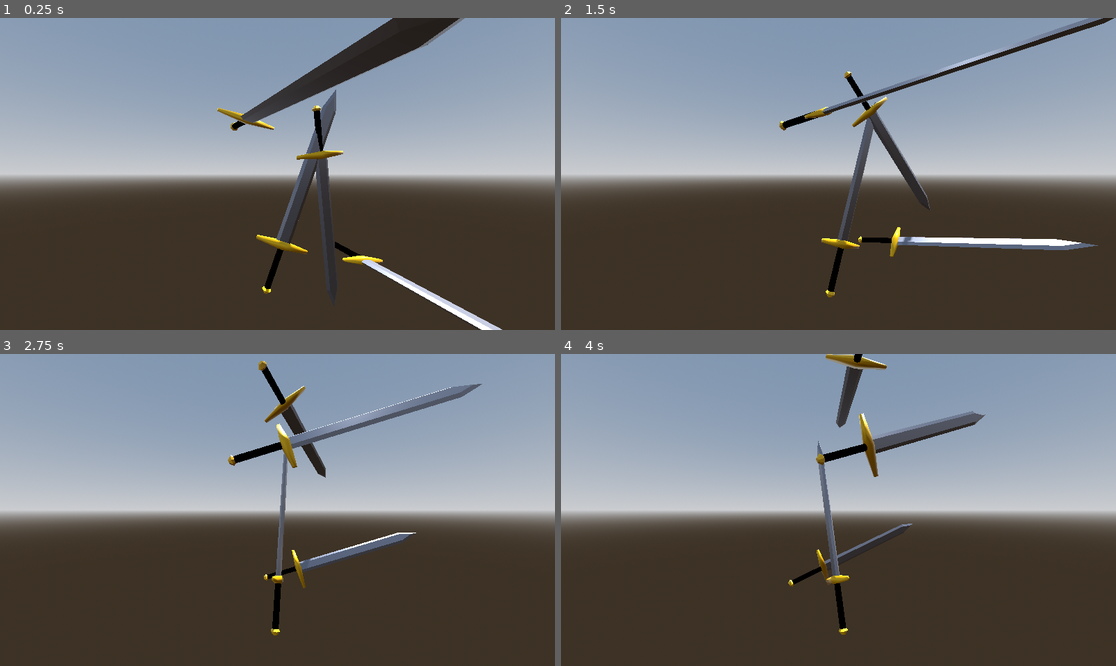
Above: before the commit, frames 1-4 (two rows, left to right).
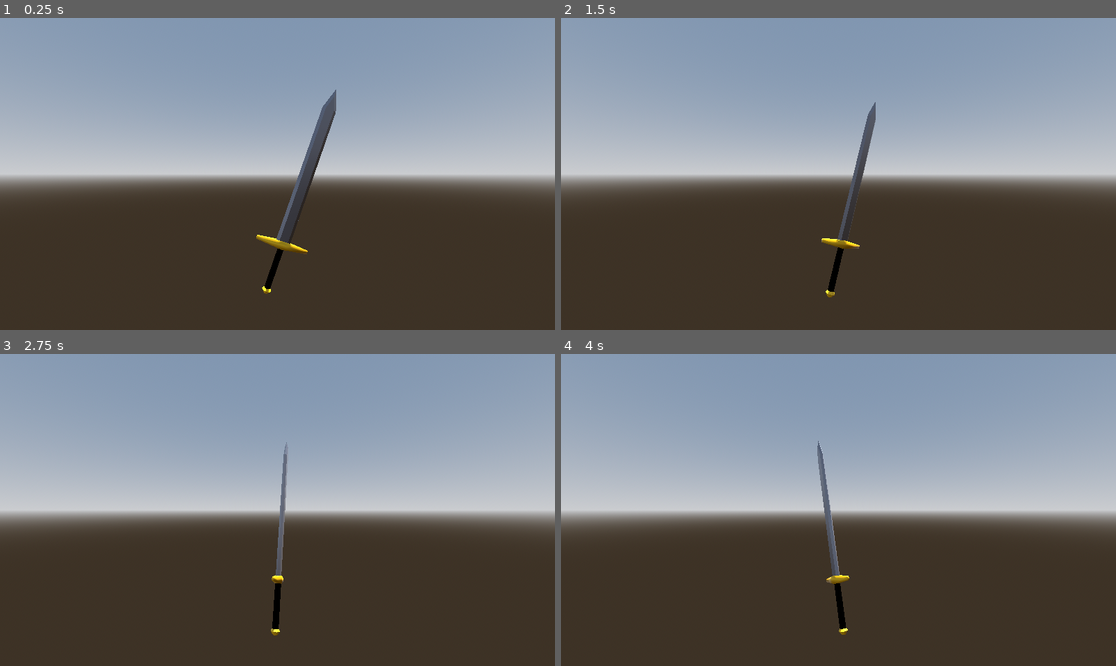
Above: after the commit, the same moments.

Repository: KameronHodge/KameronHodge.github.io
Game: Godot game, scene res://display.tscn
The game is run twice, just before and just after one commit, with the same random seed, the same clock (stepped at 60 frames per second) and the same inputs.
Inputs:
- Up to frame 1 (0.25 s): no input
- Up to frame 2 (1.5 s): no input
- Up to frame 3 (2.75 s): no input
- Up to frame 4 (4 s): no input

The runs differ from the first frame. In frame 1, 5.2% of the frame differs, in the area x 39-91%, y 0-100%; in frame 2, 3.4%; in frame 3, 3.1%; in frame 4, 2.5%.

Commit message:
Update display.tscn

Diff:
--- a/project/webportfoliotest/display.tscn
+++ b/project/webportfoliotest/display.tscn
@@ -28,17 +28,5 @@
 transform = Transform3D(0.941805, -1.4694e-08, -0.336158, -0.336158, -4.11676e-08, -0.941805, 0, 1, -4.37114e-08, 0, 0, 0)
 script = ExtResource("2_mytll")
 
-[node name="sword" parent="sword" instance=ExtResource("1_ru5jf")]
-transform = Transform3D(0.941805, -5.50331e-21, -0.336158, -0.336158, -4.11676e-08, -0.941805, 1.46939e-08, 1, -4.07888e-08, 7.59733, -1.18533e-07, -2.71171)
-script = ExtResource("2_mytll")
-
-[node name="sword2" parent="sword" instance=ExtResource("1_ru5jf")]
-transform = Transform3D(0.941805, -5.50331e-21, -0.336158, -0.336158, -4.11676e-08, -0.941805, 4.44963e-08, 1, -3.33382e-08, -7.86535, -5.1189e-07, -11.7107)
-script = ExtResource("2_mytll")
-
-[node name="sword" parent="sword/sword2" instance=ExtResource("1_ru5jf")]
-transform = Transform3D(0.941805, -5.50331e-21, -0.336158, -0.336158, -4.11676e-08, -0.941805, 1.46939e-08, 1, -4.07888e-08, 7.59733, -1.18533e-07, -2.71171)
-script = ExtResource("2_mytll")
-
 [node name="Camera3D" type="Camera3D" parent="."]
 transform = Transform3D(1, 0, 0, 0, 1, 0, 0, 0, 1, 0, 8.52995, 20.6021)
